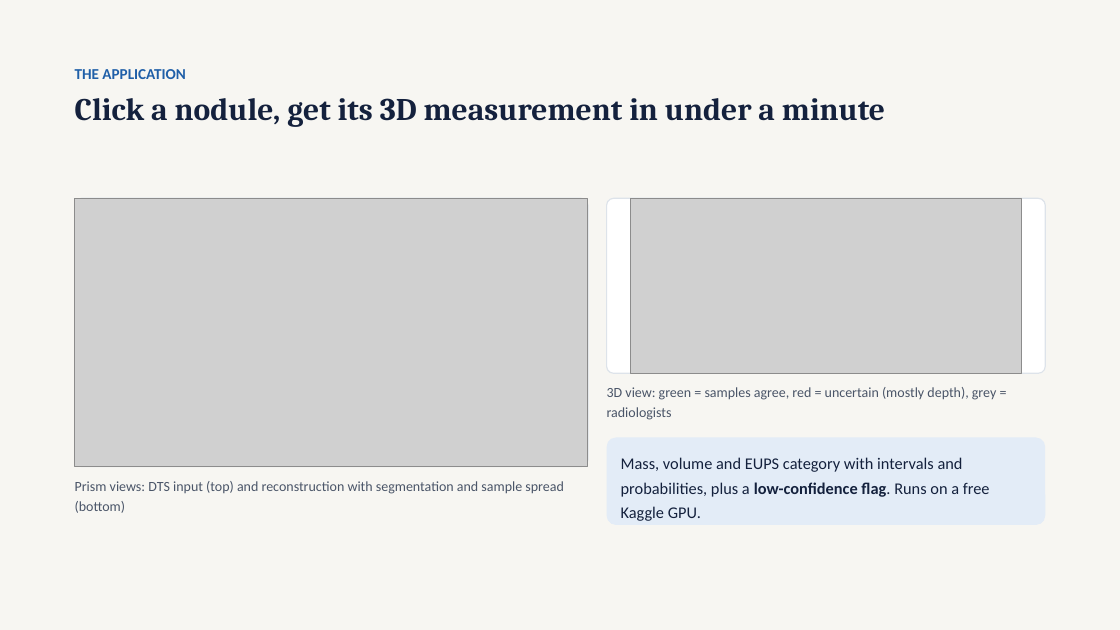
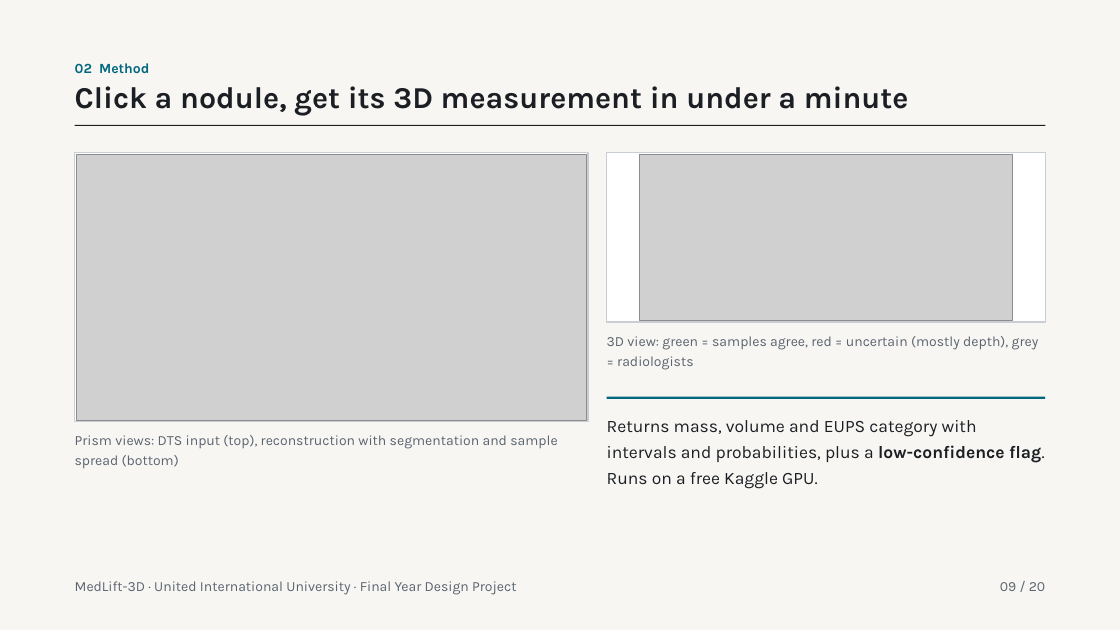
Before and after one commit to tcsquanta/medlift3d, a slide deck: slide 9 of report/MedLift3D_Defense.pptx (slide 10 before the commit). Drawn at 1120x630 pixels with LibreOffice and Linux fonts; fonts in the diff are those of the drawing; grey boxes stand for pictures. Boxes give left, top, right and bottom in pixels: in the first picture for what was removed or moved away, otherwise in the second. Text is boxed around its words. In the diff, an @@ line names an element or a change of style, - is before the commit and + after.

```diff
--- a/report/MedLift3D_Defense.pptx
+++ b/report/MedLift3D_Defense.pptx
@@ text "Click a nodule, get its ...": place and size @@
-text "Click a nodule, get its ..." at (75, 98, 885, 127)
+text "Click a nodule, get its ..." at (75, 86, 909, 116)
@@ text "Click a nodule, get its ..." at (75, 86, 909, 116): size 27 to 26 pt, font Cambria to Karla, text colour #14213D to #1B1F24; line spacing 1.05 to 1 @@
@@ text removed at (75, 69, 185, 79) @@
-THE APPLICATION
@@ text added at (75, 63, 149, 73), 12 pt, text #00677F, bold @@
+02 Method
@@ rectangle added at (75, 125, 1046, 126), fill #1B1F24 @@
@@ rectangle added at (75, 153, 588, 421), fill #FFFFFF, outline #C9CED4 1 pt @@
@@ picture: place and size @@
-picture at (75, 198, 588, 466)
+picture at (76, 154, 586, 420)
@@ rectangle added at (607, 153, 1045, 322), fill #FFFFFF, outline #C9CED4 1 pt @@
@@ picture: place and size @@
-picture at (631, 198, 1022, 373)
+picture at (640, 154, 1012, 321)
@@ rounded rectangle removed at (75, 198, 588, 466) @@
@@ rounded rectangle removed at (607, 198, 1045, 373) @@
@@ text "3D view: green = samples ...": place and size @@
-text "3D view: green = samples ..." at (607, 387, 996, 420)
+text "3D view: green = samples ..." at (607, 336, 1039, 370)
@@ text "3D view: green = samples ..." at (607, 336, 1039, 370): font Calibri to Karla, text colour #4A5568 to #5B6470 @@
@@ rectangle added at (607, 397, 1045, 399), fill #00677F @@
@@ text at (75, 435, 557, 468): text changed; font Calibri to Karla; text colour #4A5568 to #5B6470 @@
-Prism views: DTS input (top) and reconstruction with segmentation and sample spread (bottom)
+Prism views: DTS input (top), reconstruction with segmentation and sample spread (bottom)
@@ text at (607, 420, 1044, 489): text changed; size 14 to 15 pt; font Calibri to Karla; text colour #14213D to #1B1F24 @@
-Mass, volume and EUPS category with intervals and probabilities, plus a low-confidence flag. Runs on a free Kaggle GPU.
+Returns mass, volume and EUPS category with intervals and probabilities, plus a low-confidence flag. Runs on a free Kaggle GPU.
@@ rounded rectangle removed at (607, 438, 1045, 525) @@
@@ text added at (75, 581, 516, 595), 12 pt, text #5B6470 @@
+MedLift-3D · United International University · Final Year Design Project
@@ text added at (1000, 582, 1045, 591), 12 pt, text #5B6470 @@
+09 / 20
```
Also in this commit, not shown: 19 other slides changed, 1 slide removed.
